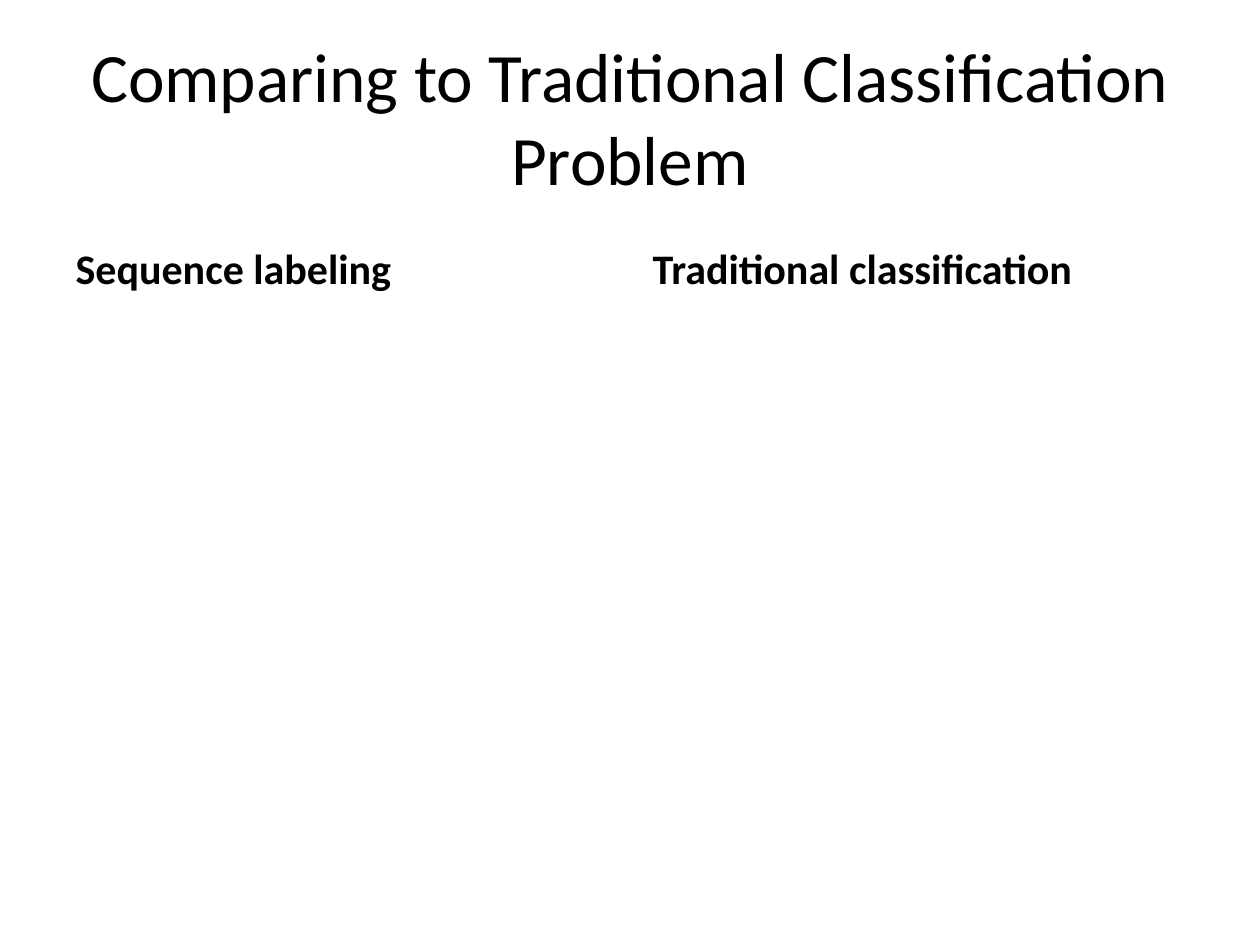
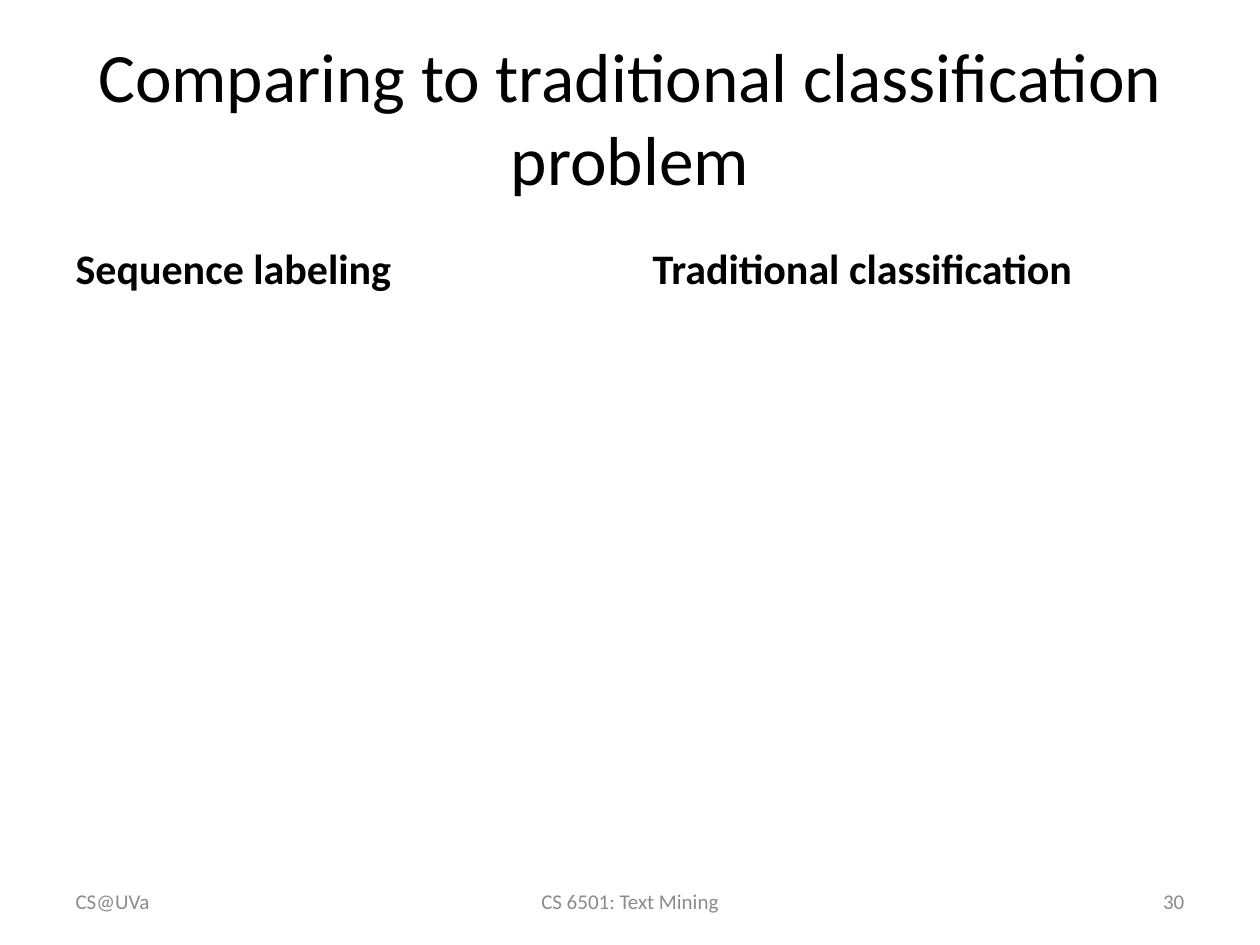
Before and after one commit to wang296/CS6501-Text-Mining, a slide deck: slide 30 of docs/POSTagging-SequenceLabeling.pptx (slide 29 before the commit). Drawn at 1260x945 pixels with LibreOffice and Linux fonts; fonts in the diff are those of the drawing; grey boxes stand for pictures. Boxes give left, top, right and bottom in pixels: in the first picture for what was removed or moved away, otherwise in the second. Text is boxed around its words. In the diff, an @@ line names an element or a change of style, - is before the commit and + after.

```diff
--- a/docs/POSTagging-SequenceLabeling.pptx
+++ b/docs/POSTagging-SequenceLabeling.pptx
@@ title at (98,54,1161,197): text changed @@
-Comparing to Traditional Classification Problem
+Comparing to traditional classification problem
@@ text added at (76,895,150,912), 12 pt, text #8C8C8C @@
+CS@UVa
@@ text added at (541,895,718,913), 12 pt, text #8C8C8C @@
+CS 6501: Text Mining
@@ page number added at (1163,895,1184,909), 12 pt, text #8C8C8C @@
+30
```
Also in this commit, not shown: 37 other slides changed, 2 slides added, 1 slide removed, 7 other files.
